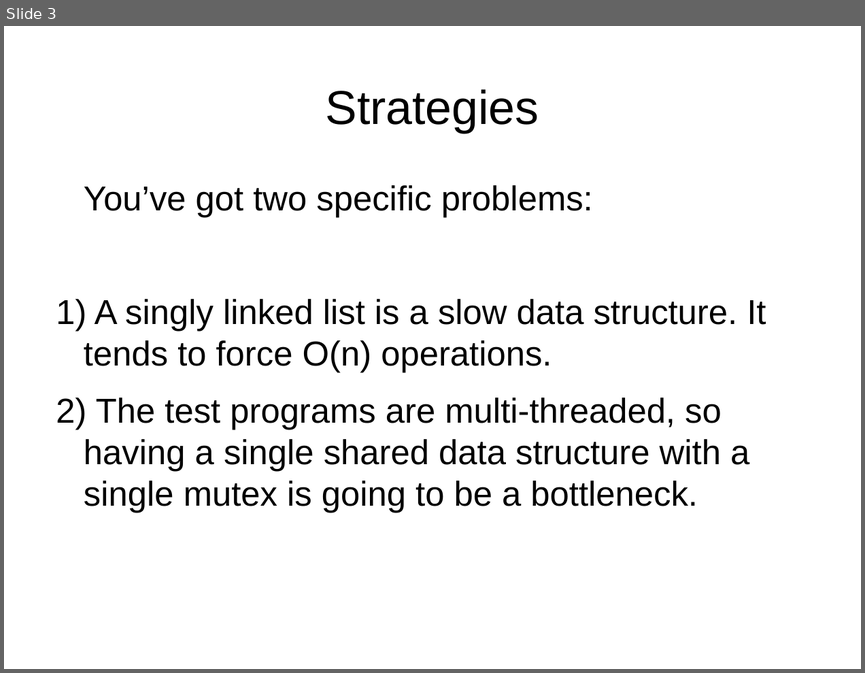
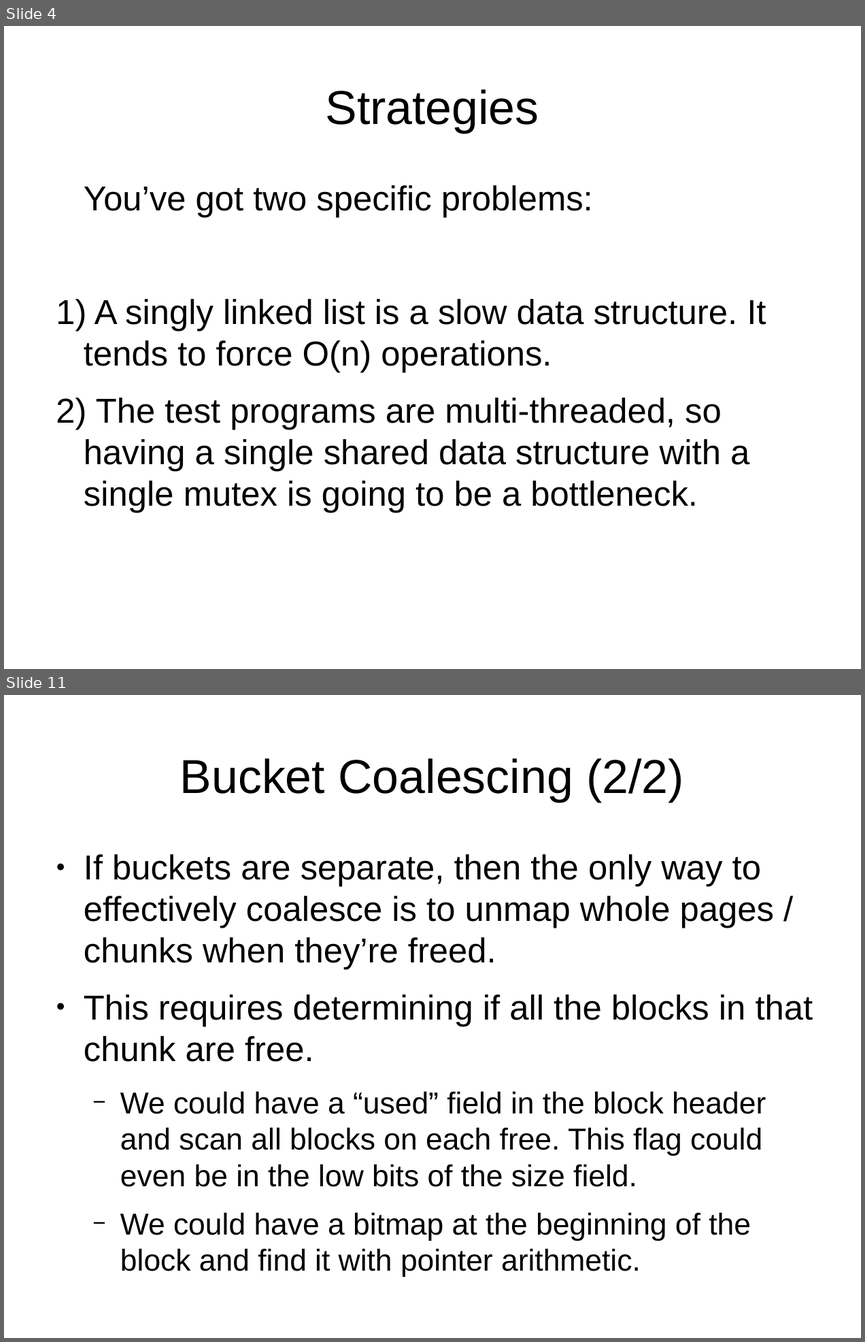
Before and after one commit to NatTuck/khoury-ntuck, a slide deck: courses/2020/01/cs3650/notes/18-advanced-malloc/ch02-hints.odp. Shown one above the other, each under a label of ours: slide 3 before the commit, slides 4 and 11 after it; the slides between them are not shown. The pictures are 865x673 and 865x1342 pixels, drawn with LibreOffice and Linux fonts; fonts in the diff are those of the drawing; background and template pictures are left out. Boxes give left, top, right and bottom in pixels: in the first picture for what was removed or moved away, otherwise in the second. Text is boxed around its words. In the diff, an @@ line names an element or a change of style, - is before the commit and + after.

```diff
--- a/courses/2020/01/cs3650/notes/18-advanced-malloc/ch02-hints.odp
+++ b/courses/2020/01/cs3650/notes/18-advanced-malloc/ch02-hints.odp
@@ slide 11 added at [4,695,861,1338], background #FFFFFF @@
@@ title added at [180,758,684,802], 44 pt, text #000000 @@
+Bucket Coalescing (2/2)
@@ text added at [84,854,813,1277], 28 pt, text #000000 @@
+● If buckets are separate, then the only way to effectively coalesce is to unmap whole pages / chunks when they’re freed.
+● This requires determining if all the blocks in that chunk are free.
+  − We could have a “used” field in the block header and scan all blocks on each free. This flag could even be in the low bits of the size field.
+  − We could have a bitmap at the beginning of the block and find it with pointer arithmetic.
@@ what was slide 3 is now slide 4 @@
```
Also in this commit, not shown: 1 slide changed, 8 other slides added, 6 other files.
